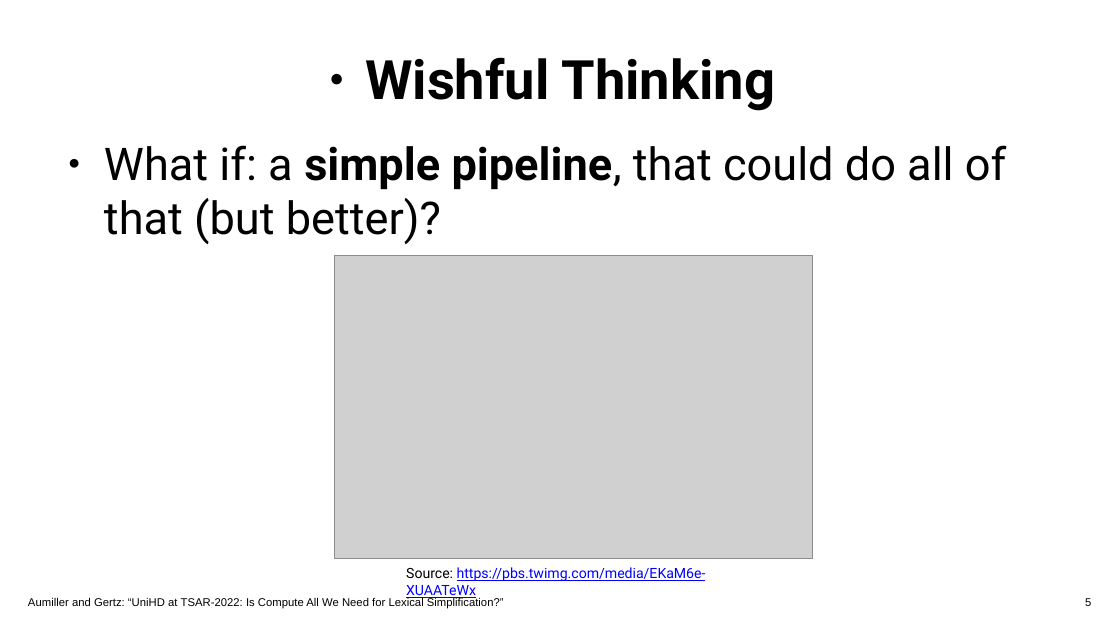
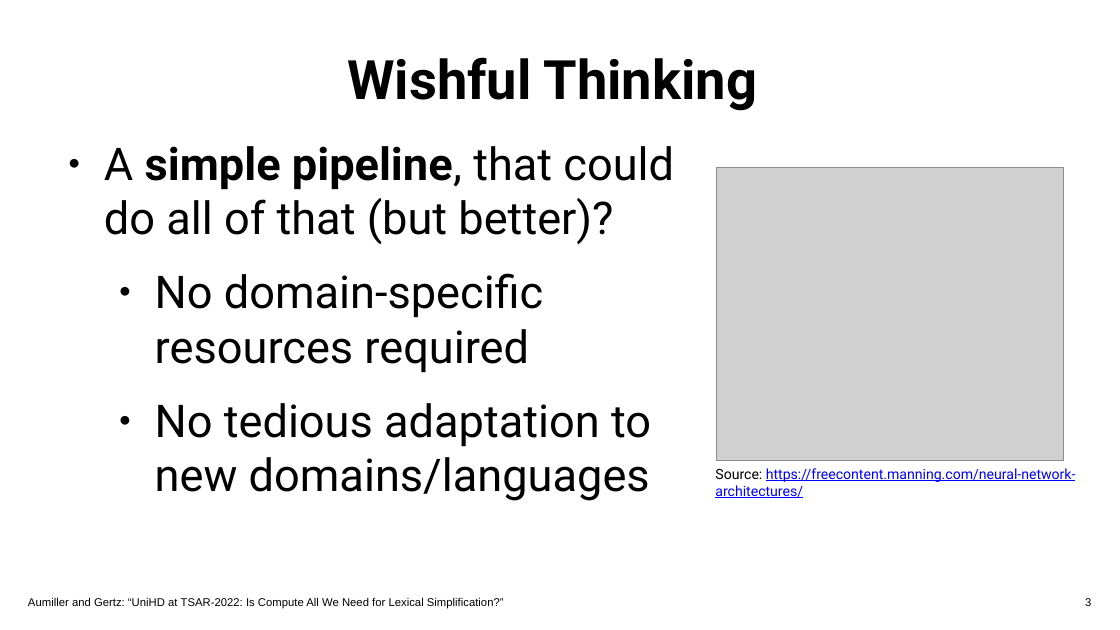
Before and after one commit to dennlinger/TSAR-2022-Shared-Task, a slide deck: slide 3 of presentation/uniHD_tsar.pptx (slide 5 before the commit). Drawn at 1120x630 pixels with LibreOffice and Linux fonts; fonts in the diff are those of the drawing; grey boxes stand for pictures; background and template pictures are left out. Boxes give left, top, right and bottom in pixels: in the first picture for what was removed or moved away, otherwise in the second. Text is boxed around its words. In the diff, an @@ line names an element or a change of style, - is before the commit and + after.

```diff
--- a/presentation/uniHD_tsar.pptx
+++ b/presentation/uniHD_tsar.pptx
@@ text "Wishful Thinking" at <box>347,57,758,111</box>: bullet ● to none @@
@@ text at <box>104,146,674,501</box>: text changed @@
-● What if: a simple pipeline, that could do all of that (but better)?
+● A simple pipeline, that could do all of that (but better)?
+  ● No domain-specific resources required
+  ● No tedious adaptation to new domains/languages
@@ picture added at <box>718,168,1064,460</box> @@
@@ picture removed at <box>334,255,813,559</box> @@
@@ text at <box>715,468,1076,498</box>: text changed @@
-Source: https://pbs.twimg.com/media/EKaM6e-XUAATeWx
+Source: https://freecontent.manning.com/neural-network-architectures/
@@ page number at <box>1085,598,1091,606</box>: text changed @@
-5
+3
```
Also in this commit, not shown: 6 other slides changed, 15 slides added, 17 slides removed, 16 other files.
